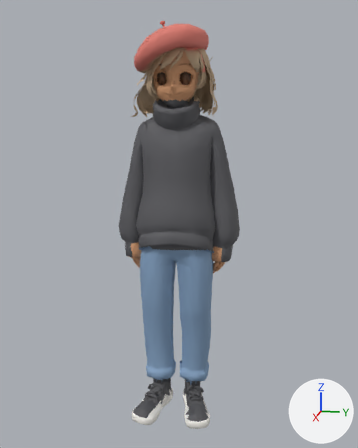
The glTF model promo/assets/painter.glb, before and after one commit.
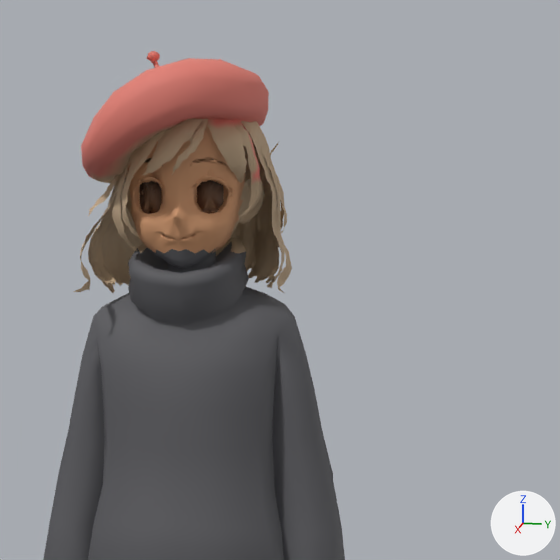
There are two pictures of each version: one whole from a 50 mm camera at (11.03, 2.26, 2.9) aimed at (-0.04, 0.05, 0.14), one close up on the part from 28% to 91% of the width and 0% to 50% of the height. The lights are fixed; the arrows at lower right show +X, +Y and +Z. The last two pictures show the newer version. Vertices at exactly the same position are counted once.

The first close-up shows 'tripo_node_8fe93568-8db9-4a07-82c7-ce50e529e75c'.
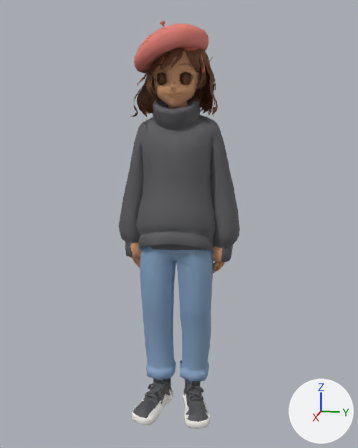
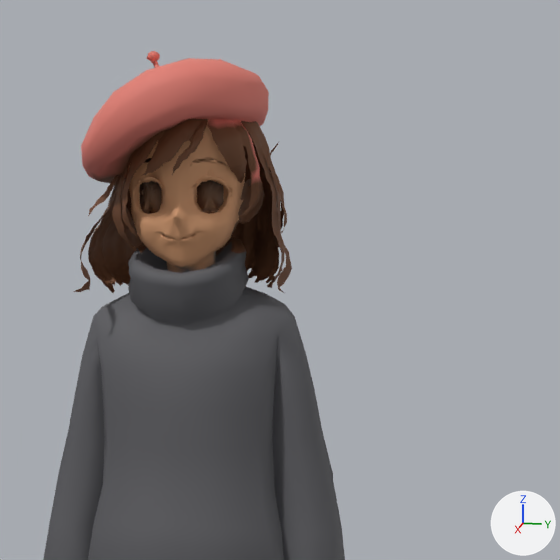
The change, as a list of edits to the scene's bpy script:
```text
Change me_mesh_0:
    where me_mesh_0.from_pydata(...)  # 4943 vertices, 9051 faces; spans x -1.11..1.11, y -1.45..1.45, z -4.59..4.59
    used by ob_tripo_node_8fe93568_8db9_4a07_82c7_ce50e529e75c; location = (0.0, 0.0, 0.0)
    me_mesh_0 part 1: 4127 faces centred in x -1.1..0.64, y -0.96..0.91, z 2.58..4.01 are repainted in the vertex colours; the middle colour goes from beige #c2a889 to brown #6e452a
```

Where the change shows, as pixel boxes [x1, y1, x2, y2] in the close-ups (560 x 560 px):
part 1 of me_mesh_0, recoloured (beige to brown): [74, 119, 292, 293] in both
